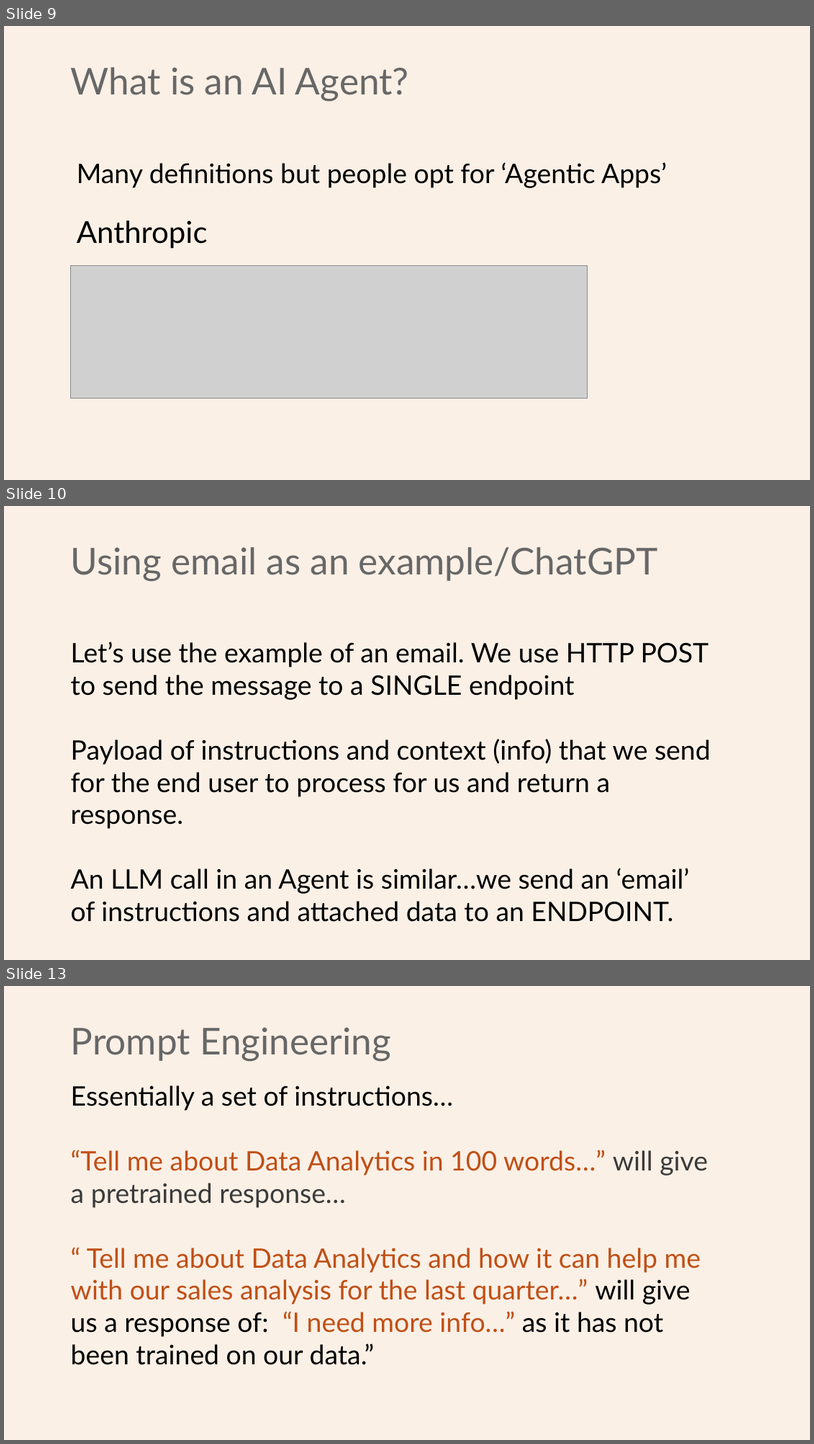
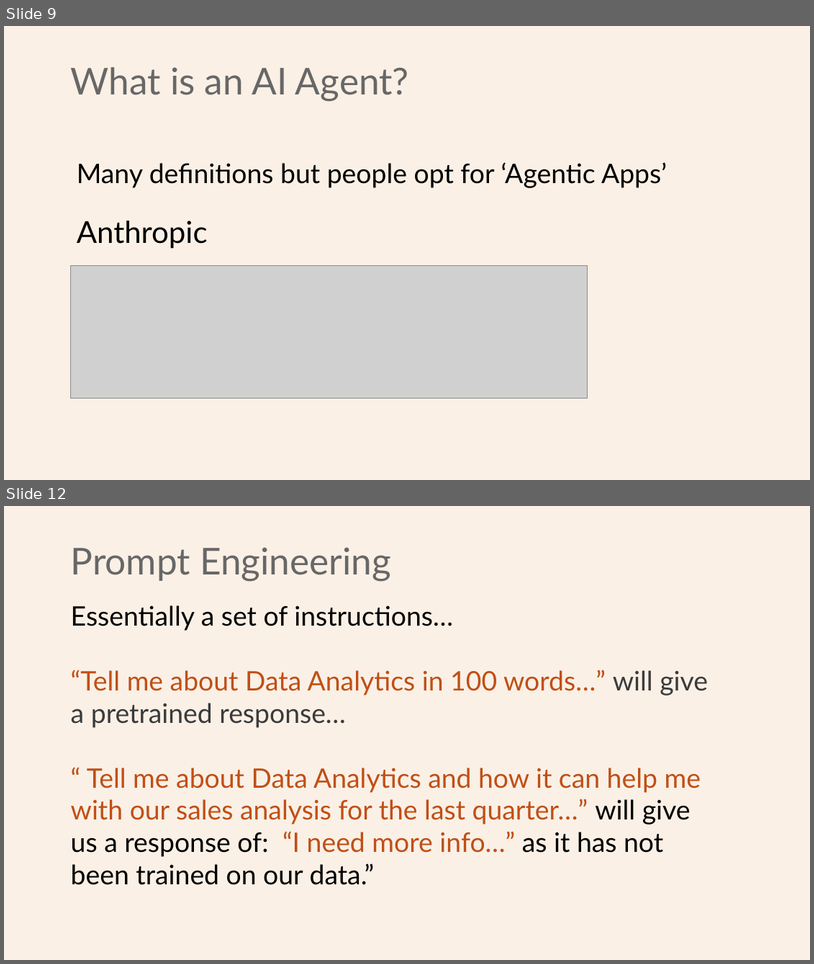
Before and after one commit to Python-Test-Engineer/earl2025, a slide deck: AI_Agents_in_the_Data_Pipeline.pptx. Shown one above the other, each under a label of ours: slides 9, 10 and 13 before the commit, slides 9 and 12 after it; the slides between them are not shown. The pictures are 814x1444 and 814x964 pixels, drawn with LibreOffice and Linux fonts; fonts in the diff are those of the drawing; grey boxes stand for pictures. Boxes give left, top, right and bottom in pixels: in the first picture for what was removed or moved away, otherwise in the second. Text is boxed around its words. In the diff, an @@ line names an element or a change of style, - is before the commit and + after.

```diff
--- a/AI_Agents_in_the_Data_Pipeline.pptx
+++ b/AI_Agents_in_the_Data_Pipeline.pptx
@@ slide 10 removed at [4,506,810,960], background #FAF0E6 @@
@@ title removed at [71,547,658,581] @@
-Using email as an example/ChatGPT
@@ text removed at [71,641,711,921] @@
-Let’s use the example of an email. We use HTTP POST to send the message to a SINGLE endpoint
-Payload of instructions and context (info) that we send for the end user to process for us and return a response.
-An LLM call in an Agent is similar…we send an ‘email’ of instructions and attached data to an ENDPOINT.
@@ what was slide 13 is now slide 12 @@
```
Also in this commit, not shown: 9 slides changed, 1 slide added, 2 other slides removed, 2 other files.
